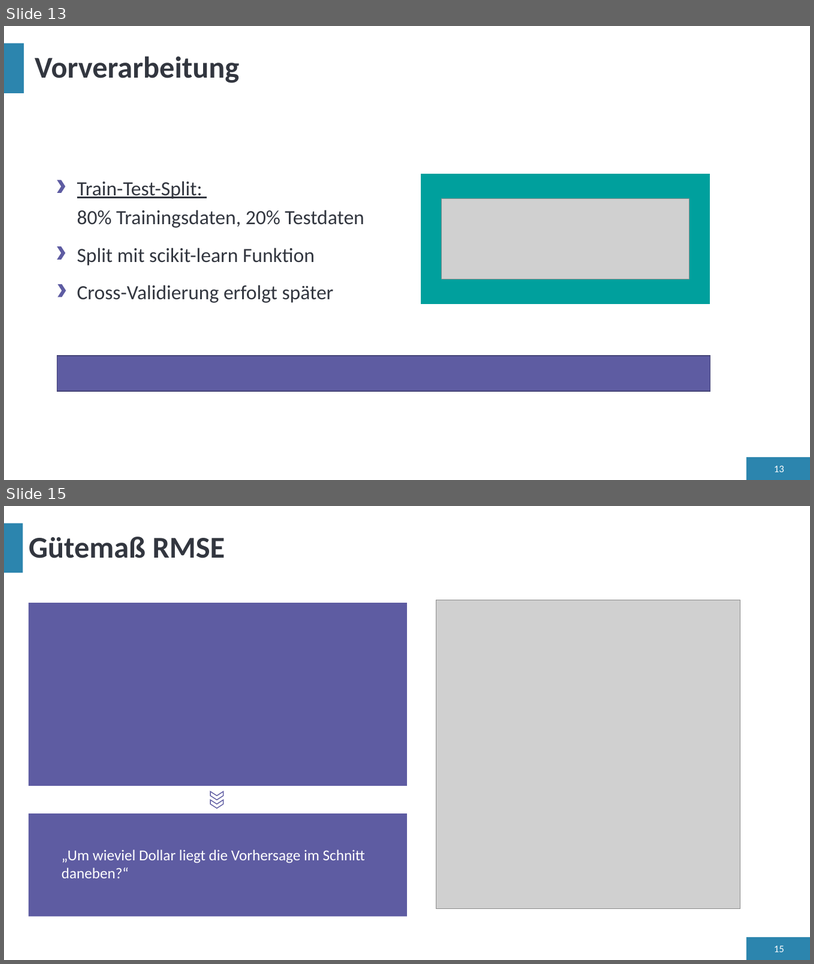
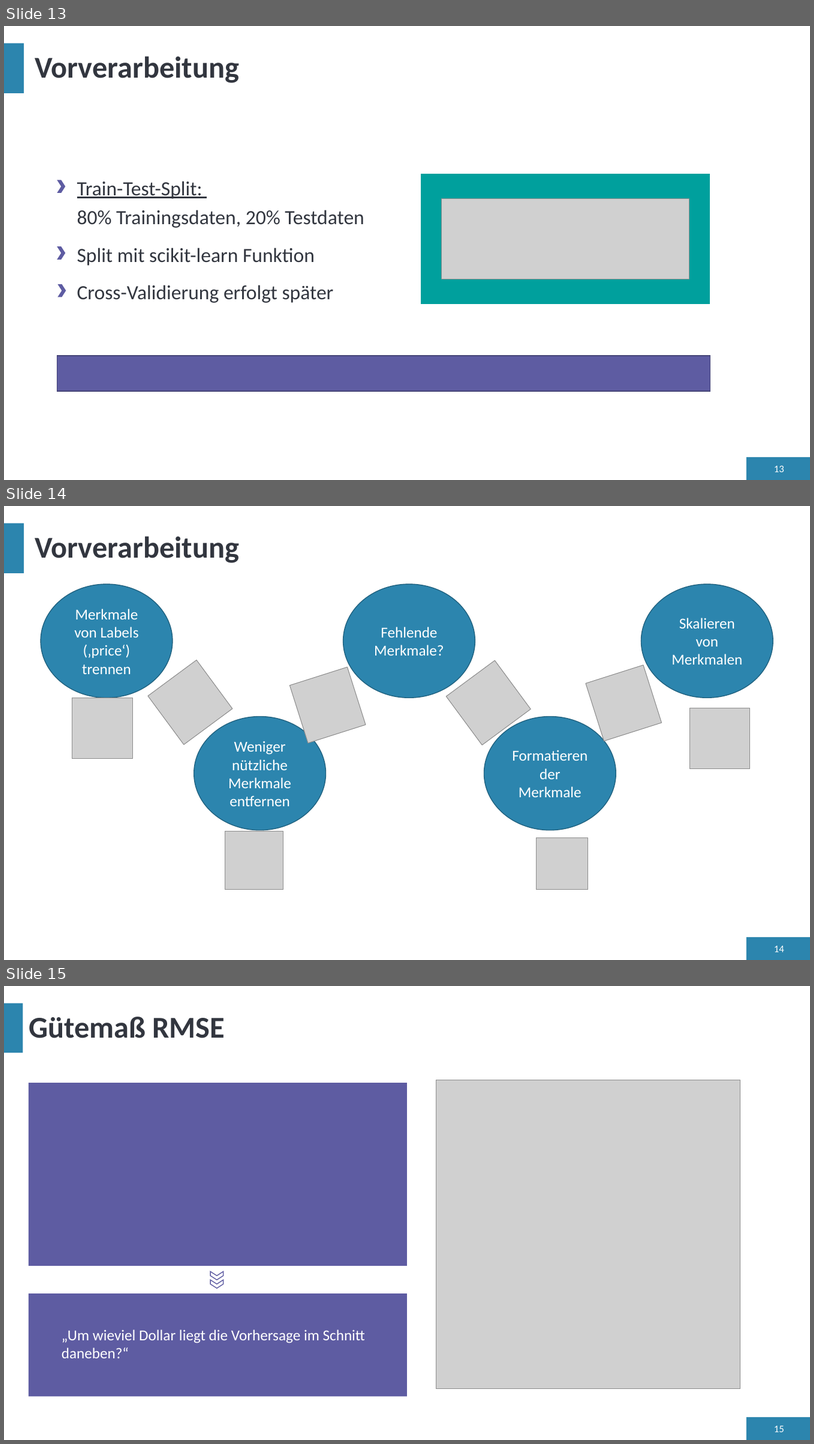
Before and after one commit to LennartFertig/DataExploration_HousePriceSeattle, a slide deck: HousePricePrediction_Präsentation.pptx. Shown one above the other, each under a label of ours: slides 13 and 15 before the commit, slides 13, 14 and 15 after it; the slides between them are not shown. The pictures are 814x964 and 814x1444 pixels, drawn with LibreOffice and Linux fonts; fonts in the diff are those of the drawing; grey boxes stand for pictures. Boxes give left, top, right and bottom in pixels: in the first picture for what was removed or moved away, otherwise in the second. Text is boxed around its words. In the diff, an @@ line names an element or a change of style, - is before the commit and + after.

```diff
--- a/HousePricePrediction_Präsentation.pptx
+++ b/HousePricePrediction_Präsentation.pptx
@@ slide 14 added at <box>4,506,810,960</box>, background #FFFFFF; not listed: 2 template elements that a slide beside it also shows @@
@@ title added at <box>35,536,239,563</box>, 36 pt, text #32363F, bold @@
+Vorverarbeitung
@@ ellipse added at <box>41,584,173,698</box>, fill #2C85AE, outline #216281 1 pt, 18 pt, text #FFFFFF @@
+Merkmale von Labels (‚price‘) trennen
@@ ellipse added at <box>344,584,475,698</box>, fill #2C85AE, outline #216281 1 pt, 18 pt, text #FFFFFF @@
+Fehlende Merkmale?
@@ ellipse added at <box>642,584,773,698</box>, fill #2C85AE, outline #216281 1 pt, 18 pt, text #FFFFFF @@
+Skalieren von Merkmalen
@@ picture added at <box>148,660,233,744</box> @@
@@ picture added at <box>290,667,366,743</box> @@
@@ picture added at <box>446,660,531,745</box> @@
@@ picture added at <box>586,665,662,741</box> @@
@@ picture added at <box>72,698,133,758</box> @@
@@ ellipse added at <box>194,717,326,830</box>, fill #2C85AE, outline #216281 1 pt, 18 pt, text #FFFFFF @@
+Weniger nützliche Merkmale entfernen
@@ ellipse added at <box>485,717,616,830</box>, fill #2C85AE, outline #216281 1 pt, 18 pt, text #FFFFFF @@
+Formatieren der Merkmale
@@ picture added at <box>690,708,750,769</box> @@
@@ picture added at <box>225,831,284,889</box> @@
@@ picture added at <box>537,838,588,889</box> @@
@@ page number added at <box>774,945,785,952</box>, 12 pt, text #FFFFFF @@
+14
```
Also in this commit, not shown: 1 slide changed, 1 other slide added, 2 slides removed.
